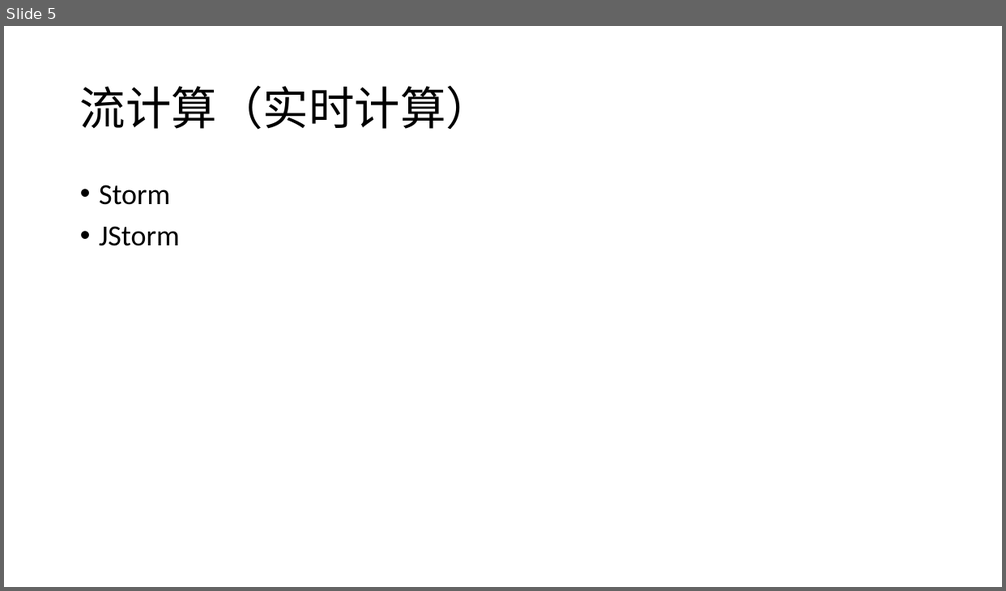
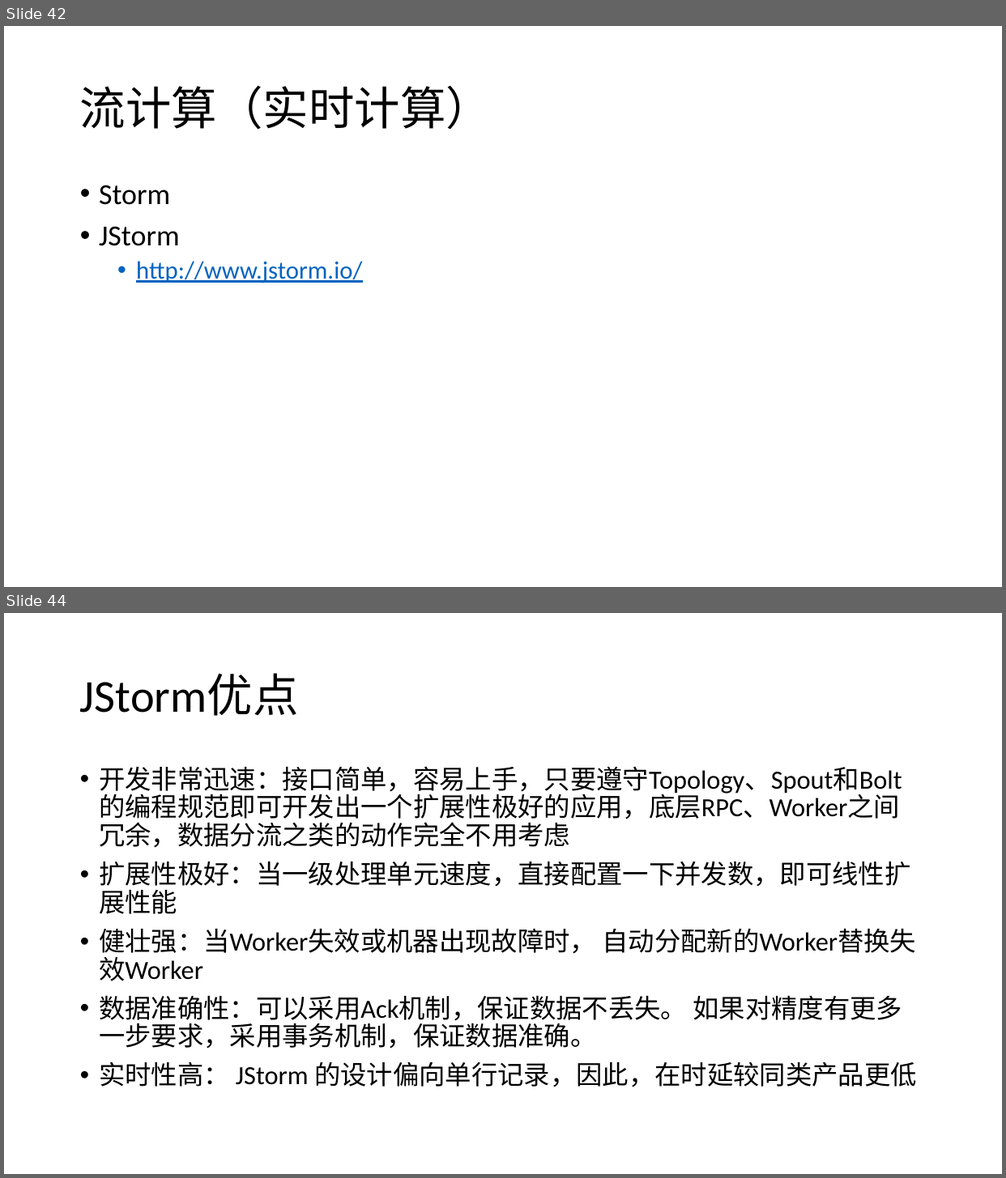
Before and after one commit to 1303575952/ExchangeAgg, a slide deck: doc/Coin.pptx. Shown one above the other, each under a label of ours: slide 5 before the commit, slides 42 and 44 after it; the slides between them are not shown. The pictures are 1006x591 and 1006x1178 pixels, drawn with LibreOffice and Linux fonts; fonts in the diff are those of the drawing. Boxes give left, top, right and bottom in pixels: in the first picture for what was removed or moved away, otherwise in the second. Text is boxed around its words. In the diff, an @@ line names an element or a change of style, - is before the commit and + after.

```diff
--- a/doc/Coin.pptx
+++ b/doc/Coin.pptx
@@ slide 44 added at (4,613,1002,1174), background #FFFFFF @@
@@ title added at (80,673,299,716), 44 pt, text #000000 @@
+JStorm优点
@@ text added at (99,766,917,1088), 25.2 pt, text #000000 @@
+• 开发非常迅速：接口简单，容易上手，只要遵守Topology、Spout和Bolt的编程规范即可开发出一个扩展性极好的应用，底层RPC、Worker之间冗余，数据分流之类的动作完全不用考虑
+• 扩展性极好：当一级处理单元速度，直接配置一下并发数，即可线性扩展性能
+• 健壮强：当Worker失效或机器出现故障时， 自动分配新的Worker替换失效Worker
+• 数据准确性：可以采用Ack机制，保证数据不丢失。 如果对精度有更多一步要求，采用事务机制，保证数据准确。
+• 实时性高： JStorm 的设计偏向单行记录，因此，在时延较同类产品更低
@@ what was slide 5 is now slide 42 @@
@@ slide 42 changed as well @@
@@ text at (136,261,362,284): paragraph added @@
+  • http://www.jstorm.io/
```
Also in this commit, not shown: 6 other slides changed, 56 other slides added, 22 slides removed, 1 other file.
